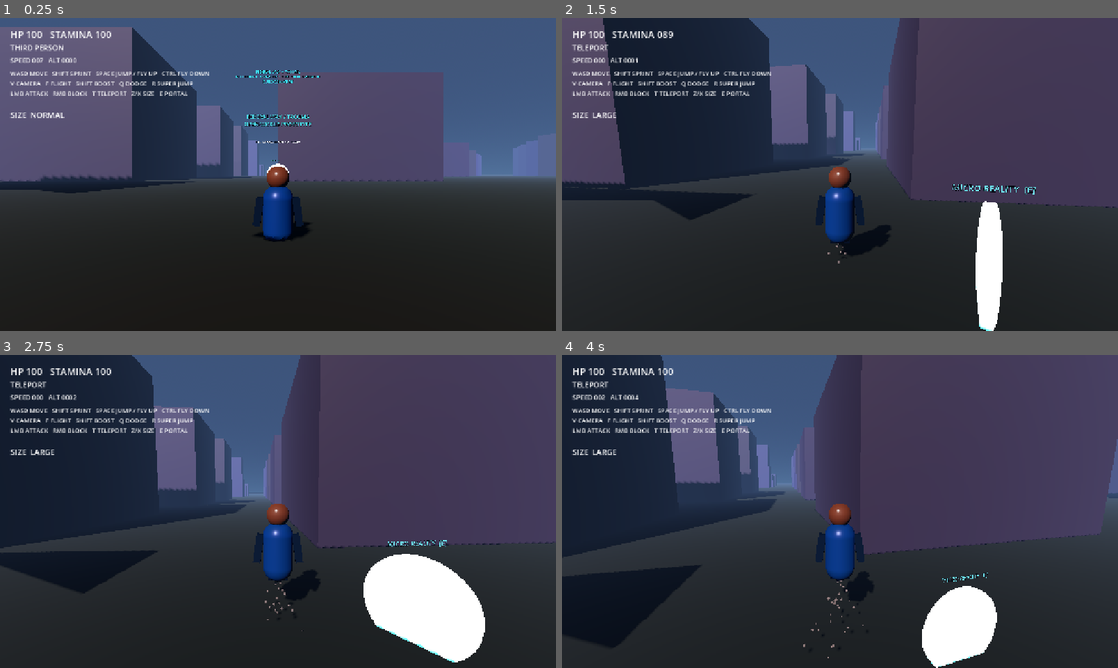
Above: before the commit, frames 1-4 (two rows, left to right).
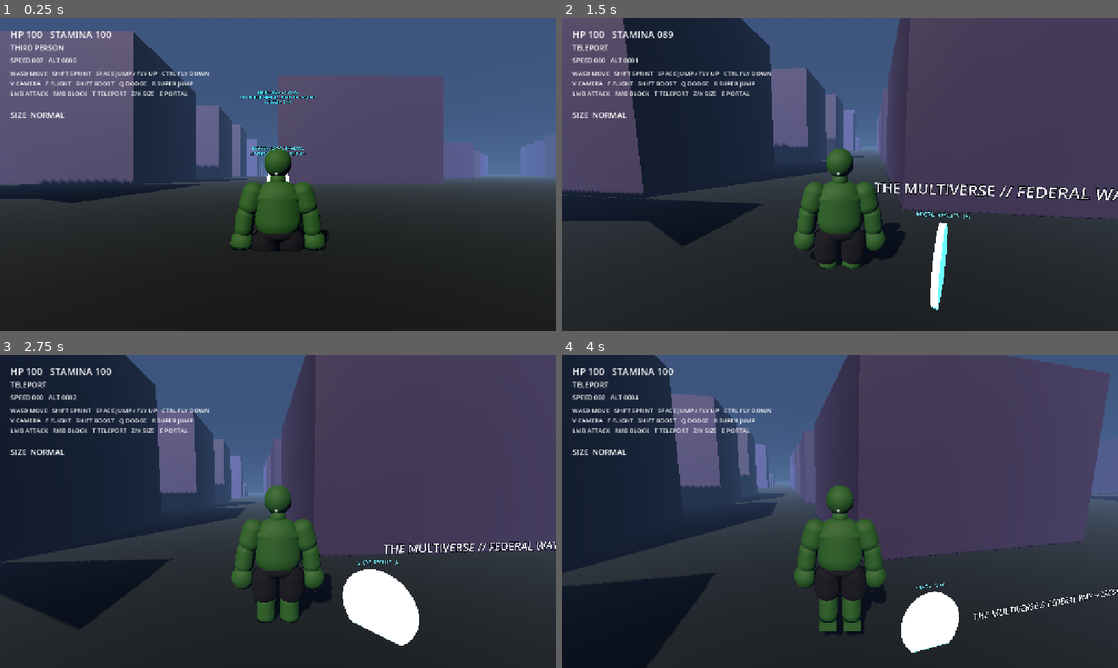
Above: after the commit, the same moments.

Repository: johnhenrystoney25/aeris
Game: Godot game, scene res://scenes/main/main.tscn
Same seed, same stepped clock (60 frames per second), same inputs: the game is played once before the commit and once after it.
Inputs (mouse positions are in pixels of both pictures, inside the frame that each line leads up to):
- Up to frame 1 (0.25 s): no input
- Up to frame 2 (1.5 s): tap Enter at 0.5 s; move the mouse to (867, 174) at 0.52 s; hold X (ability_size_up) from 0.53 s (still down); tap F (ability_flight) at 0.6 s; click (867, 174) at 0.67 s; tap Space (jump) at 0.77 s; move the mouse to (812, 174) at 1.27 s; tap T (ability_teleport) at 1.35 s
- Up to frame 3 (2.75 s): keep holding X (ability_size_up); tap Space (jump) at 1.52 s; move the mouse to (289, 505) at 2.02 s; click (289, 505) at 2.1 s
- Up to frame 4 (4 s): keep holding X (ability_size_up); move the mouse to (834, 517) at 2.77 s; right-click (834, 517) at 2.85 s; click (834, 517) at 2.92 s; tap Space (jump) at 3.02, 3.77 s; move the mouse to (878, 514) at 3.52 s; tap Q (dodge) at 3.6 s

The runs differ from the first frame. In frame 1, 6.3% of the frame differs, in the area x 0-98%, y 2-75%; in frame 2, 14%; in frame 3, 14%, in the area x 0-100%, y 0-99%; in frame 4, 12%.
Error after the commit: Invalid assignment of property or key 'text' with value of type 'String' on a base object of type 'null instance'. (res://scripts/player/player.gd:280)

Commit message:
Build original green rage giant player character

Diff:
--- a/scenes/player/player.tscn
+++ b/scenes/player/player.tscn
@@ -1,87 +1,97 @@
-[gd_scene load_steps=19 format=3]
+[gd_scene load_steps=18 format=3]
 
 [ext_resource path="res://scripts/player/player.gd" type="Script" id="1"]
 
 [sub_resource type="CapsuleShape3D" id="Capsule"]
-radius = 0.45
-height = 1.8
-
-[sub_resource type="CapsuleMesh" id="BodyMesh"]
-radius = 0.45
-height = 1.8
-radial_segments = 20
+radius = 0.82
+height = 3.55
+
+[sub_resource type="CapsuleMesh" id="TorsoMesh"]
+radius = 0.78
+height = 2.35
+radial_segments = 32
+rings = 12
+
+[sub_resource type="StandardMaterial3D" id="SkinMat"]
+albedo_color = Color(0.16, 0.42, 0.12, 1)
+roughness = 0.72
+
+[sub_resource type="SphereMesh" id="ChestMesh"]
+radius = 0.9
+height = 1.25
+radial_segments = 32
+rings = 16
+
+[sub_resource type="CapsuleMesh" id="AbdomenMesh"]
+radius = 0.52
+height = 1.15
+radial_segments = 28
+rings = 10
+
+[sub_resource type="CapsuleMesh" id="NeckMesh"]
+radius = 0.38
+height = 0.62
+radial_segments = 24
 rings = 8
 
-[sub_resource type="StandardMaterial3D" id="BodyMat"]
-albedo_color = Color(0.06, 0.32, 0.72, 1)
-metallic = 0.25
-roughness = 0.32
-
 [sub_resource type="SphereMesh" id="HeadMesh"]
-radius = 0.34
-height = 0.68
-radial_segments = 20
+radius = 0.55
+height = 1.05
+radial_segments = 32
+rings = 20
+
+[sub_resource type="CapsuleMesh" id="ArmMesh"]
+radius = 0.36
+height = 1.18
+radial_segments = 24
+rings = 10
+
+[sub_resource type="CapsuleMesh" id="ForearmMesh"]
+radius = 0.32
+height = 1.08
+radial_segments = 24
+rings = 10
+
+[sub_resource type="SphereMesh" id="HandMesh"]
+radius = 0.43
+height = 0.82
+radial_segments = 24
+rings = 14
+
+[sub_resource type="CapsuleMesh" id="ThighMesh"]
+radius = 0.48
+height = 1.48
+radial_segments = 28
 rings = 12
 
-[sub_resource type="StandardMaterial3D" id="SkinMat"]
-albedo_color = Color(0.48, 0.25, 0.13, 1)
-roughness = 0.62
-
-[sub_resource type="BoxMesh" id="ChestMesh"]
-size = Vector3(0.62, 0.42, 0.18)
-
-[sub_resource type="StandardMaterial3D" id="ChestMat"]
-albedo_color = Color(0.02, 0.08, 0.14, 1)
-metallic = 0.7
-roughness = 0.25
+[sub_resource type="CapsuleMesh" id="CalfMesh"]
+radius = 0.40
+height = 1.32
+radial_segments = 28
+rings = 12
+
+[sub_resource type="BoxMesh" id="FootMesh"]
+size = Vector3(0.72, 0.38, 1.08)
+
+[sub_resource type="StandardMaterial3D" id="PantsMat"]
+albedo_color = Color(0.025, 0.028, 0.032, 1)
+roughness = 0.9
+
+[sub_resource type="SphereMesh" id="EyeMesh"]
+radius = 0.075
+height = 0.15
+radial_segments = 16
+rings = 8
+
+[sub_resource type="StandardMaterial3D" id="EyeMat"]
+albedo_color = Color(0.95, 0.58, 0.08, 1)
+emission_enabled = true
+emission = Color(0.95, 0.28, 0.02, 1)
+emission_energy_multiplier = 2.0
 
 [sub_resource type="SphereMesh" id="CoreMesh"]
-radius = 0.12
-height = 0.24
-
-[sub_resource type="StandardMaterial3D" id="CoreMat"]
-albedo_color = Color(0.02, 0.2, 0.35, 1)
-emission_enabled = true
-emission = Color(0.0, 0.85, 1.0, 1)
-emission_energy_multiplier = 6.0
-
-[sub_resource type="BoxMesh" id="LimbMesh"]
-size = Vector3(0.18, 0.72, 0.18)
-
-[sub_resource type="StandardMaterial3D" id="LimbMat"]
-albedo_color = Color(0.035, 0.10, 0.20, 1)
-metallic = 0.35
-roughness = 0.38
-
-[sub_resource type="BoxMesh" id="ArmMesh"]
-size = Vector3(0.22, 0.85, 0.22)
-
-[sub_resource type="StandardMaterial3D" id="ArmMat"]
-albedo_color = Color(0.08, 0.18, 0.32, 1)
-metallic = 0.45
-roughness = 0.3
-
-[sub_resource type="SphereMesh" id="FlashMesh"]
-radius = 0.8
-height = 1.6
-
-[sub_resource type="StandardMaterial3D" id="FlashMat"]
-transparency = 1
-shading_mode = 0
-emission_enabled = true
-emission = Color(0.05, 0.75, 1, 1)
-emission_energy_multiplier = 8.0
-
-[sub_resource type="SphereMesh" id="ParticleMesh"]
-radius = 0.055
-height = 0.11
-
-[sub_resource type="StandardMaterial3D" id="ParticleMat"]
-shading_mode = 0
-transparency = 1
-emission_enabled = true
-emission = Color(0.1, 0.75, 1, 1)
-emission_energy_multiplier = 8.0
+radius = 0.13
+height = 0.26
 
 [node name="Player" type="CharacterBody3D"]
 script = ExtResource("1")
@@ -90,82 +100,177 @@
 
 [node name="CollisionShape3D" type="CollisionShape3D" parent="."]
 shape = SubResource("Capsule")
-position = Vector3(0, 0.9, 0)
+position = Vector3(0, 1.78, 0)
 
 [node name="Body" type="MeshInstance3D" parent="."]
-mesh = SubResource("BodyMesh")
-material_override = SubResource("BodyMat")
-position = Vector3(0, 0.9, 0)
+mesh = SubResource("TorsoMesh")
+material_override = SubResource("SkinMat")
+position = Vector3(0, 1.72, 0)
+scale = Vector3(1.18, 1.0, 0.78)
+
+[node name="Chest" type="MeshInstance3D" parent="."]
+mesh = SubResource("ChestMesh")
+material_override = SubResource("SkinMat")
+position = Vector3(0, 2.18, -0.05)
+scale = Vector3(1.15, 0.72, 0.72)
+
+[node name="Abdomen" type="MeshInstance3D" parent="."]
+mesh = SubResource("AbdomenMesh")
+material_override = SubResource("SkinMat")
+position = Vector3(0, 1.35, -0.02)
+scale = Vector3(1.12, 0.92, 0.82)
+
+[node name="Pelvis" type="MeshInstance3D" parent="."]
+mesh = SubResource("ChestMesh")
+material_override = SubResource("PantsMat")
+position = Vector3(0, 0.78, 0)
+scale = Vector3(0.82, 0.46, 0.66)
+
+[node name="Neck" type="MeshInstance3D" parent="."]
+mesh = SubResource("NeckMesh")
+material_override = SubResource("SkinMat")
+position = Vector3(0, 2.88, 0)
+scale = Vector3(1.05, 1.0, 1.0)
 
 [node name="Head" type="MeshInstance3D" parent="."]
 mesh = SubResource("HeadMesh")
 material_override = SubResource("SkinMat")
-position = Vector3(0, 2.0, 0)
-
-[node name="ChestPlate" type="MeshInstance3D" parent="."]
-mesh = SubResource("ChestMesh")
-material_override = SubResource("ChestMat")
-position = Vector3(0, 1.05, -0.39)
-
-[node name="Core" type="MeshInstance3D" parent="."]
-mesh = SubResource("CoreMesh")
-material_override = SubResource("CoreMat")
-position = Vector3(0, 1.08, -0.50)
-
-[node name="LeftArm" type="MeshInstance3D" parent="."]
+position = Vector3(0, 3.55, 0)
+scale = Vector3(0.98, 1.08, 0.9)
+
+[node name="Eye_L" type="MeshInstance3D" parent="."]
+mesh = SubResource("EyeMesh")
+material_override = SubResource("EyeMat")
+position = Vector3(-0.22, 3.62, -0.47)
+
+[node name="Eye_R" type="MeshInstance3D" parent="."]
+mesh = SubResource("EyeMesh")
+material_override = SubResource("EyeMat")
+position = Vector3(0.22, 3.62, -0.47)
+
+[node name="UpperArm_L" type="MeshInstance3D" parent="."]
 mesh = SubResource("ArmMesh")
-material_override = SubResource("ArmMat")
-position = Vector3(-0.58, 1.0, 0)
+material_override = SubResource("SkinMat")
+position = Vector3(-1.02, 2.15, 0)
+rotation_degrees = Vector3(0, 0, -16)
+scale = Vector3(1.25, 1.12, 1.15)
+
+[node name="UpperArm_R" type="MeshInstance3D" parent="."]
+mesh = SubResource("ArmMesh")
+material_override = SubResource("SkinMat")
+position = Vector3(1.02, 2.15, 0)
+rotation_degrees = Vector3(0, 0, 16)
+scale = Vector3(1.25, 1.12, 1.15)
+
+[node name="Forearm_L" type="MeshInstance3D" parent="."]
+mesh = SubResource("ForearmMesh")
+material_override = SubResource("SkinMat")
+position = Vector3(-1.30, 1.25, -0.01)
 rotation_degrees = Vector3(0, 0, -8)
-
-[node name="RightArm" type="MeshInstance3D" parent="."]
-mesh = SubResource("ArmMesh")
-material_override = SubResource("ArmMat")
-position = Vector3(0.58, 1.0, 0)
+scale = Vector3(1.18, 1.15, 1.12)
+
+[node name="Forearm_R" type="MeshInstance3D" parent="."]
+mesh = SubResource("ForearmMesh")
+material_override = SubResource("SkinMat")
+position = Vector3(1.30, 1.25, -0.01)
 rotation_degrees = Vector3(0, 0, 8)
-
-[node name="LeftLeg" type="MeshInstance3D" parent="."]
-mesh = SubResource("LimbMesh")
-material_override = SubResource("LimbMat")
-position = Vector3(-0.22, 0.38, 0)
-
-[node name="RightLeg" type="MeshInstance3D" parent="."]
-mesh = SubResource("LimbMesh")
-material_override = SubResource("LimbMat")
-position = Vector3(0.22, 0.38, 0)
+scale = Vector3(1.18, 1.15, 1.12)
+
+[node name="Hand_L" type="MeshInstance3D" parent="."]
+mesh = SubResource("HandMesh")
+material_override = SubResource("SkinMat")
+position = Vector3(-1.40, 0.45, -0.02)
+scale = Vector3(1.08, 1.18, 0.92)
+
+[node name="Hand_R" type="MeshInstance3D" parent="."]
+mesh = SubResource("HandMesh")
+material_override = SubResource("SkinMat")
+position = Vector3(1.40, 0.45, -0.02)
+scale = Vector3(1.08, 1.18, 0.92)
+
+[node name="Thigh_L" type="MeshInstance3D" parent="."]
+mesh = SubResource("ThighMesh")
+material_override = SubResource("PantsMat")
+position = Vector3(-0.52, 0.20, 0)
+scale = Vector3(1.12, 1.05, 1.08)
+
+[node name="Thigh_R" type="MeshInstance3D" parent="."]
+mesh = SubResource("ThighMesh")
+material_override = SubResource("PantsMat")
+position = Vector3(0.52, 0.20, 0)
+scale = Vector3(1.12, 1.05, 1.08)
+
+[node name="Calf_L" type="MeshInstance3D" parent="."]
+mesh = SubResource("CalfMesh")
+material_override = SubResource("SkinMat")
+position = Vector3(-0.48, -0.82, 0)
+scale = Vector3(1.0, 1.08, 0.98)
+
+[node name="Calf_R" type="MeshInstance3D" parent="."]
+mesh = SubResource("CalfMesh")
+material_override = SubResource("SkinMat")
+position = Vector3(0.48, -0.82, 0)
+scale = Vector3(1.0, 1.08, 0.98)
+
+[node name="Foot_L" type="MeshInstance3D" parent="."]
+mesh = SubResource("FootMesh")
+material_override = SubResource("SkinMat")
+position = Vector3(-0.48, -1.55, -0.20)
+
+[node name="Foot_R" type="MeshInstance3D" parent="."]
+mesh = SubResource("FootMesh")
+material_override = SubResource("SkinMat")
+position = Vector3(0.48, -1.55, -0.20)
+
+[node name="CenterMass" type="Marker3D" parent="."]
+position = Vector3(0, 1.55, 0)
+
+[node name="HandAnchor_L" type="Marker3D" parent="."]
+position = Vector3(-1.42, 0.45, -0.25)
+
+[node name="HandAnchor_R" type="Marker3D" parent="."]
+position = Vector3(1.42, 0.45, -0.25)
+
+[node name="FootAnchor_L" type="Marker3D" parent="."]
+position = Vector3(-0.48, -1.55, -0.38)
+
+[node name="FootAnchor_R" type="Marker3D" parent="."]
+position = Vector3(0.48, -1.55, -0.38)
 
 [node name="CameraPivot" type="Node3D" parent="."]
-position = Vector3(0, 1.65, 0)
+position = Vector3(0, 2.45, 0)
 
 [node name="ThirdPersonCamera" type="Camera3D" parent="CameraPivot"]
-position = Vector3(0, 0.45, 6.2)
+position = Vector3(0, 0.65, 8.5)
 current = true
-fov = 74.0
+fov = 72.0
 
 [node name="FirstPersonCamera" type="Camera3D" parent="CameraPivot"]
-position = Vector3(0, 0.03, -0.25)
+position = Vector3(0, 0.45, -0.42)
 current = false
-fov = 82.0
+fov = 80.0
 
 [node name="FirstPersonArms" type="Node3D" parent="."]
 visible = false
 
 [node name="LeftArm" type="MeshInstance3D" parent="FirstPersonArms"]
-mesh = SubResource("ArmMesh")
-material_override = SubResource("ArmMat")
-position = Vector3(-0.42, 1.35, -0.62)
-rotation_degrees = Vector3(-12, 0, -18)
+mesh = SubResource("ForearmMesh")
+material_override = SubResource("SkinMat")
+position = Vector3(-0.62, 0.95, -0.78)
+rotation_degrees = Vector3(-15, 0, -20)
+scale = Vector3(1.2, 1.2, 1.1)
 
 [node name="RightArm" type="MeshInstance3D" parent="FirstPersonArms"]
-mesh = SubResource("ArmMesh")
-material_override = SubResource("ArmMat")
-position = Vector3(0.42, 1.35, -0.62)
-rotation_degrees = Vector3(-12, 0, 18)
+mesh = SubResource("ForearmMesh")
+material_override = SubResource("SkinMat")
+position = Vector3(0.62, 0.95, -0.78)
+rotation_degrees = Vector3(-15, 0, 20)
+scale = Vector3(1.2, 1.2, 1.1)
 
 [node name="FirstPersonCore" type="MeshInstance3D" parent="FirstPersonArms"]
 mesh = SubResource("CoreMesh")
-material_override = SubResource("CoreMat")
-position = Vector3(0, 1.05, -0.65)
+material_override = SubResource("EyeMat")
+position = Vector3(0, 0.45, -0.85)
 
 [node name="TeleportFlash" type="GPUParticles3D" parent="."]
 emitting = false
@@ -184,8 +289,6 @@
 initial_velocity_max = 6.0
 scale_amount_min = 0.35
 scale_amount_max = 0.8
-mesh = SubResource("ParticleMesh")
-color = Color(0.05, 0.75, 1, 0.85)
 
 [node name="HUD" type="CanvasLayer" parent="."]
 
@@ -229,7 +332,7 @@
 theme_override_font_sizes/font_size = 22
 text = "•"
 
-[node name="SizeIndicator" type="Label" parent="."]
+[node name="SizeIndicator" type="Label" parent="HUD"]
 offset_left = 24.0
 offset_top = 210.0
 offset_right = 300.0
